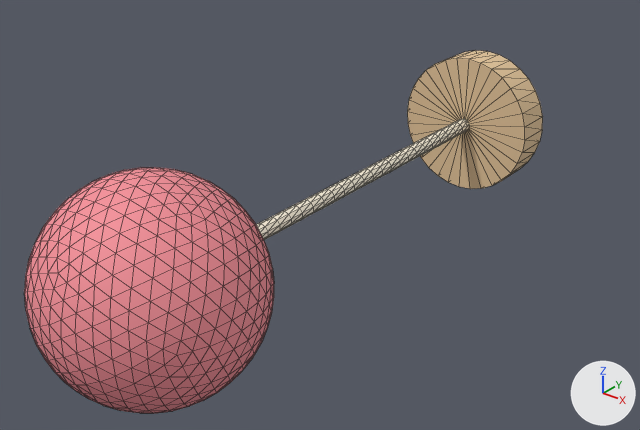
The OBJ model jouet-ballon-elastique/models/ballon_elastique.obj, before and after one commit.
One viewpoint serves both versions: a 50 mm lens placed at (110.3, -209.4, 82.0), pointed at (-8.4, -61.0, -10.0). Arrows for +X, +Y and +Z are at lower right; the lights stay in place. The picture after the commit comes second. Mesh edges are drawn as thin lines. Where no turn or scale is listed for an object, it has been applied to the vertices.

The first picture shows 'ballon', 'base', 'elastique'.
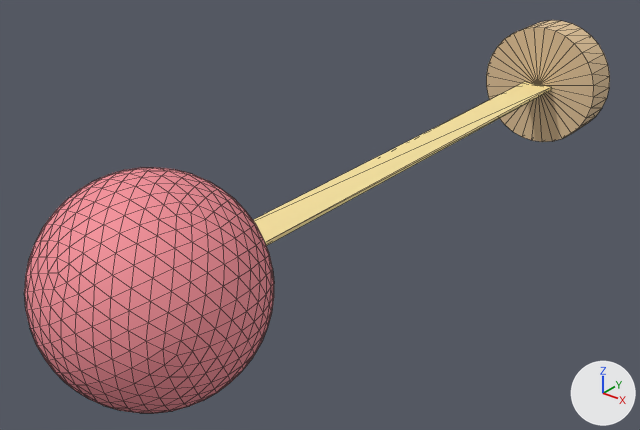
The newer file is also rescaled (x0.682), turned or shifted as a whole; pictures and numbers use the older file's frame.

What differs and where, as boxes (x1, y1, x2, y2) in the pictures (640 x 430 px):
'base', moved, rescaled (9% narrower, 12% shorter): before (407, 50, 543, 189); after (486, 20, 610, 142)
'ruban', added (beige): after (253, 82, 552, 246)
'elastique', deleted: before (256, 119, 469, 240)

The change in detail:
Material 'RubanSatin' (mat_rubansatin) is new.
Its base color is (0.95, 0.78, 0.35) (beige #f9e5a0).
Its roughness is 0.735.
me_base is used by ob_base; location (0.0, 0.0, 0.0).
me_base had 66 vertices, 128 faces and spanned x -18.0..18.0, y -10.0..0.0, z -18.0..18.0.
me_base now has 66 vertices, 128 faces and spans x -17.6..17.6, y 34.0..45.7, z -17.6..17.6.
me_base part 1: the whole mesh is scaled about its middle by (0.978, 1.17, 0.978), then moved by (0.0, 44.9, 0.0).
Mesh me_ruban is new.
It is a box spanning x -4.4..4.4, y -143.7..-11.7, z -0.4..0.4.
It uses material mat_rubansatin (beige #f9e5a0).
Object 'elastique' (ob_elastique) is deleted.
Object 'ruban' (ob_ruban) is new; it shows me_ruban.
Its location is (0.0, 45.7, 0.0).
